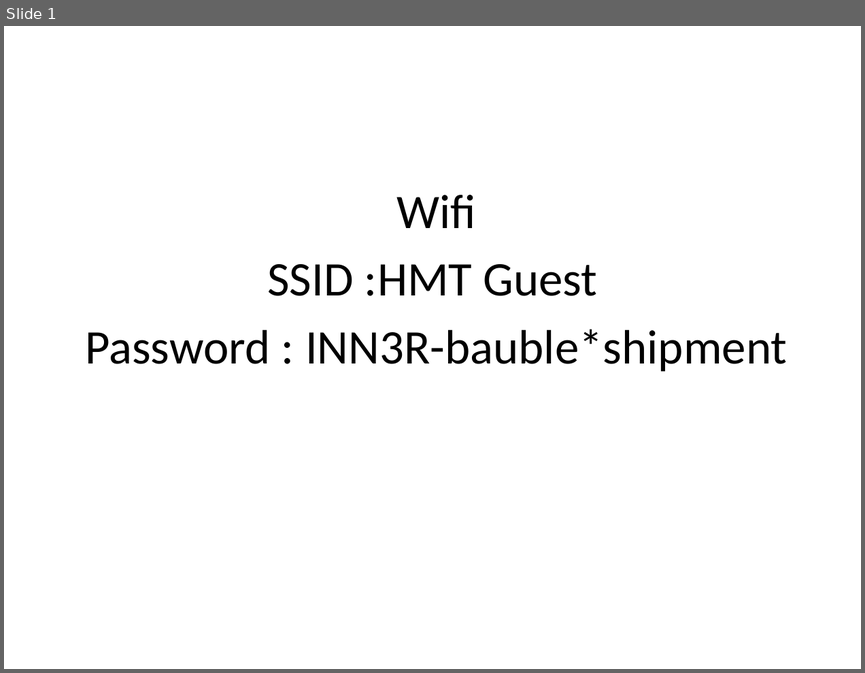
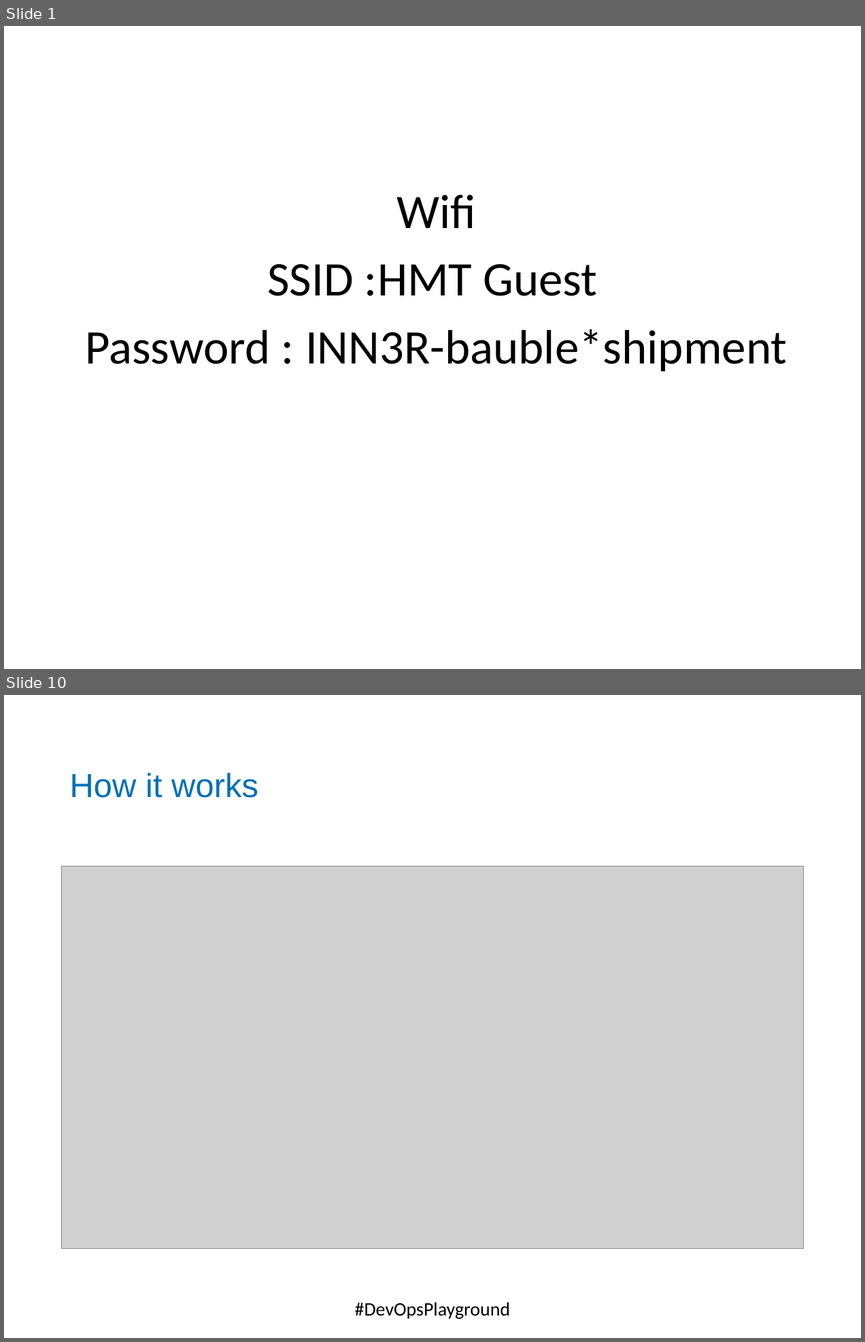
Before and after one commit to DevOpsPlayground/Hands-on-with-Selenium-Auto-Scaling-using-Docker-and-Zalenium, a slide deck: ECS_Digital_Template.pptx. Shown one above the other, each under a label of ours: slide 1 before the commit, slides 1 and 10 after it; the slides between them are not shown. The pictures are 865x673 and 865x1342 pixels, drawn with LibreOffice and Linux fonts; fonts in the diff are those of the drawing; grey boxes stand for pictures; background and template pictures are left out. Boxes give left, top, right and bottom in pixels: in the first picture for what was removed or moved away, otherwise in the second. Text is boxed around its words. In the diff, an @@ line names an element or a change of style, - is before the commit and + after.

```diff
--- a/ECS_Digital_Template.pptx
+++ b/ECS_Digital_Template.pptx
@@ slide 10 added at [4, 695, 861, 1338], background #FFFFFF; not listed: 1 template element that a slide beside it also shows @@
@@ text added at [70, 773, 258, 798], 28 pt, text #0070B7 @@
+How it works
@@ picture added at [61, 866, 804, 1248] @@
@@ text added at [355, 1302, 510, 1319], 16 pt, text #000000 @@
+#DevOpsPlayground
```
Also in this commit, not shown: 11 slides changed, 1 other slide added, 6 other files.
